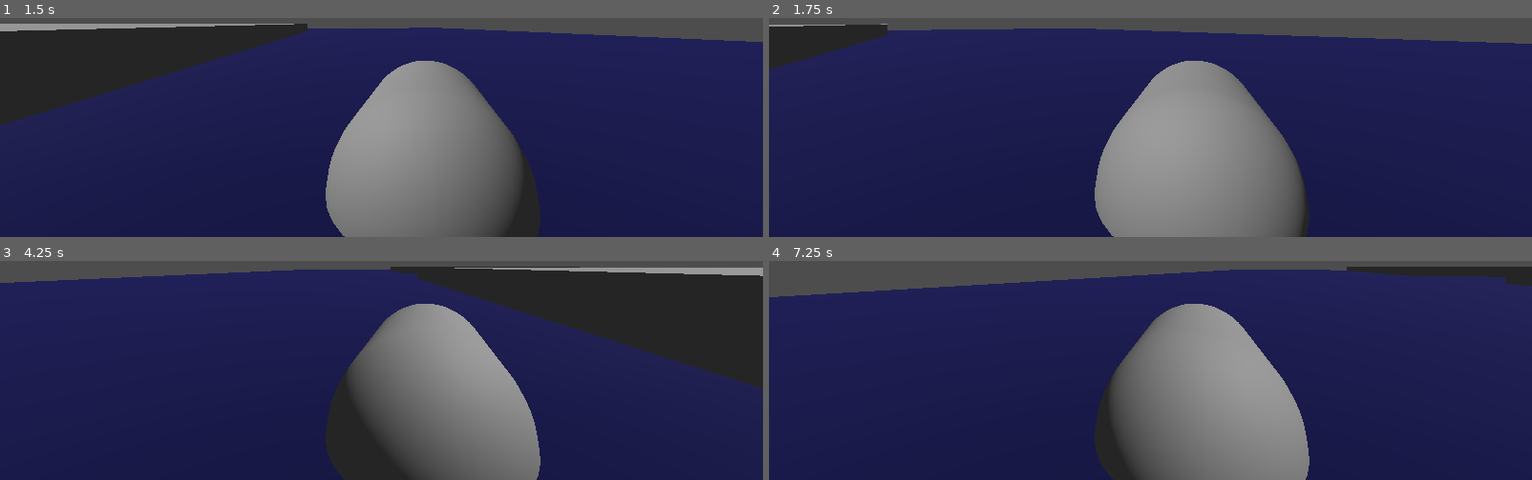
Above: before the commit, frames 1-4 (two rows, left to right).
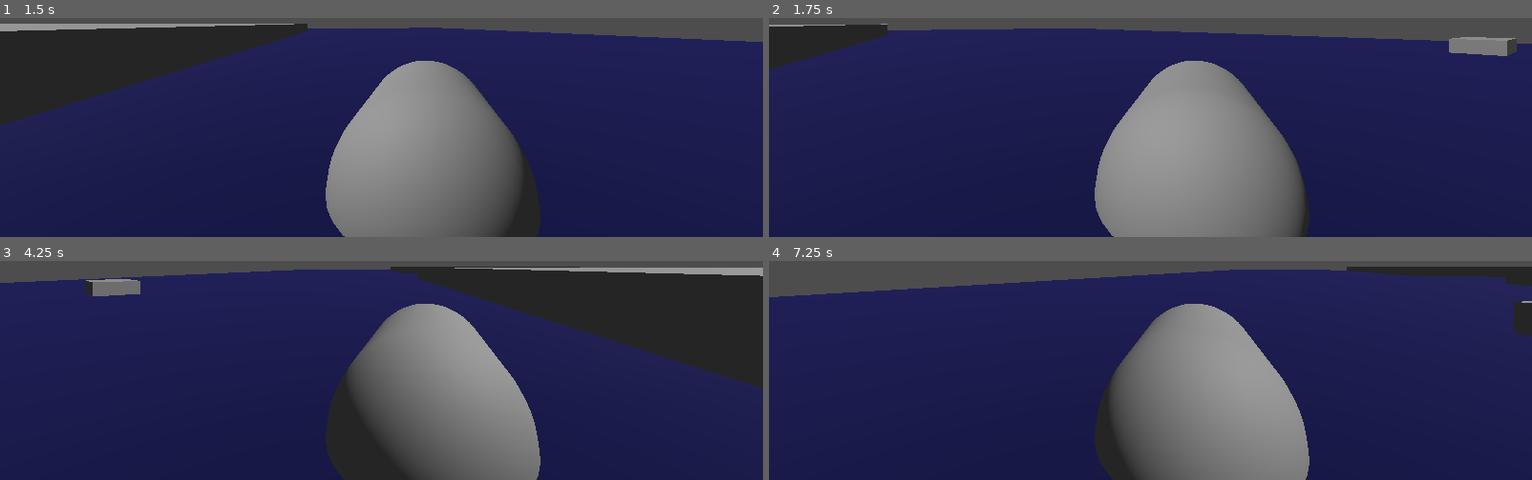
Above: after the commit, the same moments.

Repository: muhammetbozkurt/rowing-game
Game: Godot game, scene res://scenes/main.tscn
Two runs of this game, one before a commit and one after it. Both use one fixed random seed, a clock stepped at 60 frames per second and the inputs below.
Inputs:
- Up to frame 1 (1.5 s): tap Enter at 0.5 s; hold D (row_right) from 0.53 s (still down)
- Up to frame 2 (1.75 s): keep holding D (row_right)
- Up to frame 3 (4.25 s): release D (row_right) at 2.03 s; hold A (row_left) from 2.03 s (still down)
- Up to frame 4 (7.25 s): release A (row_left) at 4.28 s; hold D (row_right) from 4.28 s (still down)

Frame 1 is identical in both runs. In frame 2, 0.7% of the frame differs, in the area x 89-98%, y 8-18%; in frame 3, 0.5%; in frame 4, 0.4%.

Commit message:
shark added

Diff:
--- a/scenes/main.tscn
+++ b/scenes/main.tscn
@@ -1,5 +1,6 @@
-[gd_scene load_steps=6 format=3 uid="uid://cce3nxnxb365p"]
+[gd_scene load_steps=7 format=3 uid="uid://cce3nxnxb365p"]
 
+[ext_resource type="PackedScene" uid="uid://cxwawwiy2mpop" path="res://scenes/shark.tscn" id="1_0wfyh"]
 [ext_resource type="PackedScene" uid="uid://ci8khlw46g70x" path="res://scenes/boat.tscn" id="1_o5qli"]
 
 [sub_resource type="Environment" id="Environment_o5qli"]
@@ -13,6 +14,9 @@
 size = Vector3(30, 1, 20)
 
 [node name="Main" type="Node3D"]
+
+[node name="Shark" parent="." instance=ExtResource("1_0wfyh")]
+transform = Transform3D(1, 0, 0, 0, 1, 0, 0, 0, 1, -9.56848, 0.136815, -44.0684)
 
 [node name="Boat" parent="." instance=ExtResource("1_o5qli")]
 transform = Transform3D(1, 0, 0, 0, 1, 0, 0, 0, 1, 0, 0, -37.77)
--- /dev/null
+++ b/scenes/shark.tscn
@@ -0,0 +1,29 @@
+[gd_scene load_steps=5 format=3 uid="uid://cxwawwiy2mpop"]
+
+[ext_resource type="Script" uid="uid://c1ax2nn0040xs" path="res://scripts/shark.gd" id="1_abcde"]
+
+[sub_resource type="BoxMesh" id="Mesh_fghij"]
+
+[sub_resource type="BoxShape3D" id="BoxShape3D_1"]
+
+[sub_resource type="BoxShape3D" id="BoxShape3D_8l5qy"]
+
+[node name="Shark" type="CharacterBody3D"]
+script = ExtResource("1_abcde")
+
+[node name="Pivot" type="Node3D" parent="."]
+
+[node name="MeshInstance3D" type="MeshInstance3D" parent="Pivot"]
+transform = Transform3D(1, 0, 0, 0, 0.5, 0, 0, 0, 2, 0, 0, 0)
+mesh = SubResource("Mesh_fghij")
+
+[node name="CollisionShape3D" type="CollisionShape3D" parent="."]
+shape = SubResource("BoxShape3D_1")
+
+[node name="AttackArea" type="Area3D" parent="."]
+transform = Transform3D(1, 0, 0, 0, 1, 0, 0, 0, 1, 0, 0, -1.82585)
+
+[node name="CollisionShape3D" type="CollisionShape3D" parent="AttackArea"]
+shape = SubResource("BoxShape3D_8l5qy")
+
+[connection signal="body_entered" from="AttackArea" to="." method="_on_attack_area_body_entered"]
--- /dev/null
+++ b/scripts/shark.gd
@@ -0,0 +1,29 @@
+extends CharacterBody3D
+
+@export var speed = 3.0
+@export var rotation_speed = 2.0
+
+var target: Node3D
+
+func _ready() -> void:
+	target = get_tree().get_root().find_child("Boat", true, false)
+
+func _physics_process(delta: float) -> void:
+	if not target:
+		return
+
+
+	var direction = (target.global_transform.origin - global_transform.origin).normalized()
+	var angle_to_target = direction.signed_angle_to(global_transform.basis.z, Vector3.UP)
+
+	if abs(angle_to_target) > 0.1:
+		rotate_y(sign(angle_to_target) * rotation_speed * delta)
+
+	velocity = -transform.basis.z * speed
+	move_and_slide()
+
+
+func _on_attack_area_body_entered(body: Node3D) -> void:
+	if is_instance_valid(body) and body == target:
+		print("game end")
+		get_tree().reload_current_scene()
Not shown, added: scripts/shark.gd.uid
